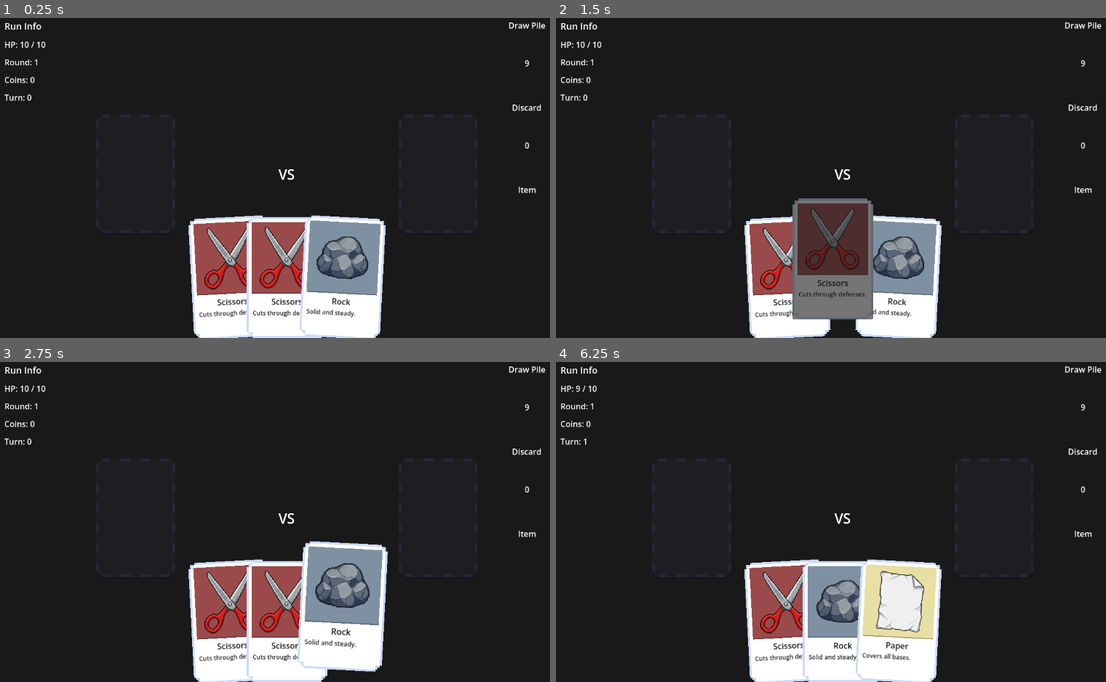
Above: before the commit, frames 1-4 (two rows, left to right).
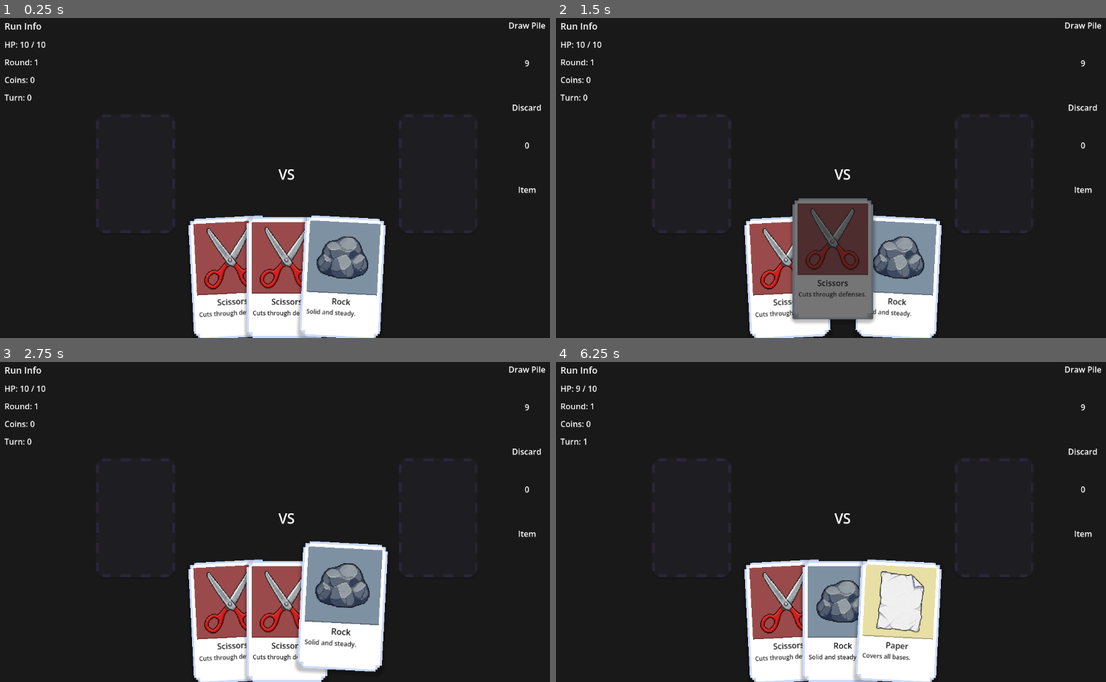
Above: after the commit, the same moments.

Repository: MaulRai/jankpot
Game: Godot game, scene res://scenes/main/Main.tscn
Same seed, same stepped clock (60 frames per second), same inputs: the game is played once before the commit and once after it.
Inputs (mouse positions are in pixels of both pictures, inside the frame that each line leads up to):
- Up to frame 1 (0.25 s): no input
- Up to frame 2 (1.5 s): tap Enter at 0.5 s; drag from (787, 277) to (902, 104) at 0.52 s; drag from (842, 277) to (814, 238) at 1.27 s
- Up to frame 3 (2.75 s): move the mouse to (341, 621) at 2.02 s; click (341, 621) at 2.17 s
- Up to frame 4 (6.25 s): tap Space at 2.75 s; drag from (814, 582) to (666, 470) at 2.77 s; drag from (693, 515) to (869, 518) at 3.52 s; drag from (693, 518) to (754, 435) at 4.27 s; move the mouse to (996, 518) at 5.02 s; click (996, 518) at 5.17 s; drag from (754, 435) to (726, 534) at 5.77 s

The runs differ from the first frame. In frame 1, 0.3% of the frame differs, in the area x 44-59%, y 62-100%; in frame 2, 0.3%, in the area x 42-59%, y 61-96%; in frame 3, 0.3%; in frame 4, 0.3%.

Commit message:
feat: card shadowing

Diff:
--- a/scenes/ui/CardView.tscn
+++ b/scenes/ui/CardView.tscn
@@ -1,8 +1,18 @@
-[gd_scene load_steps=4 format=3 uid="uid://c1w3e3a3e3a3e"]
+[gd_scene load_steps=5 format=3 uid="uid://c1w3e3a3e3a3e"]
 
 [ext_resource type="Script" path="res://scripts/ui/CardView.gd" id="1_abc12"]
 [ext_resource type="Texture2D" uid="uid://m86ruytpj7og" path="res://assets/ui/card-base.png" id="2_def34"]
 [ext_resource type="Texture2D" path="res://assets/ui/card-back.png" id="3_card_back"]
+
+[sub_resource type="StyleBoxFlat" id="StyleBoxFlat_card_shadow"]
+bg_color = Color(0, 0, 0, 0.015)
+corner_radius_top_left = 10
+corner_radius_top_right = 10
+corner_radius_bottom_right = 10
+corner_radius_bottom_left = 10
+shadow_color = Color(0, 0, 0, 0.24)
+shadow_size = 7
+shadow_offset = Vector2(0, 4)
 
 [node name="CardView" type="Control"]
 custom_minimum_size = Vector2(160, 240)
@@ -11,6 +21,13 @@
 offset_bottom = 240.0
 pivot_offset = Vector2(80, 120)
 script = ExtResource("1_abc12")
+
+[node name="CardShadow" type="Panel" parent="."]
+layout_mode = 0
+offset_right = 160.0
+offset_bottom = 240.0
+mouse_filter = 2
+theme_override_styles/panel = SubResource("StyleBoxFlat_card_shadow")
 
 [node name="Background" type="TextureRect" parent="."]
 layout_mode = 0
